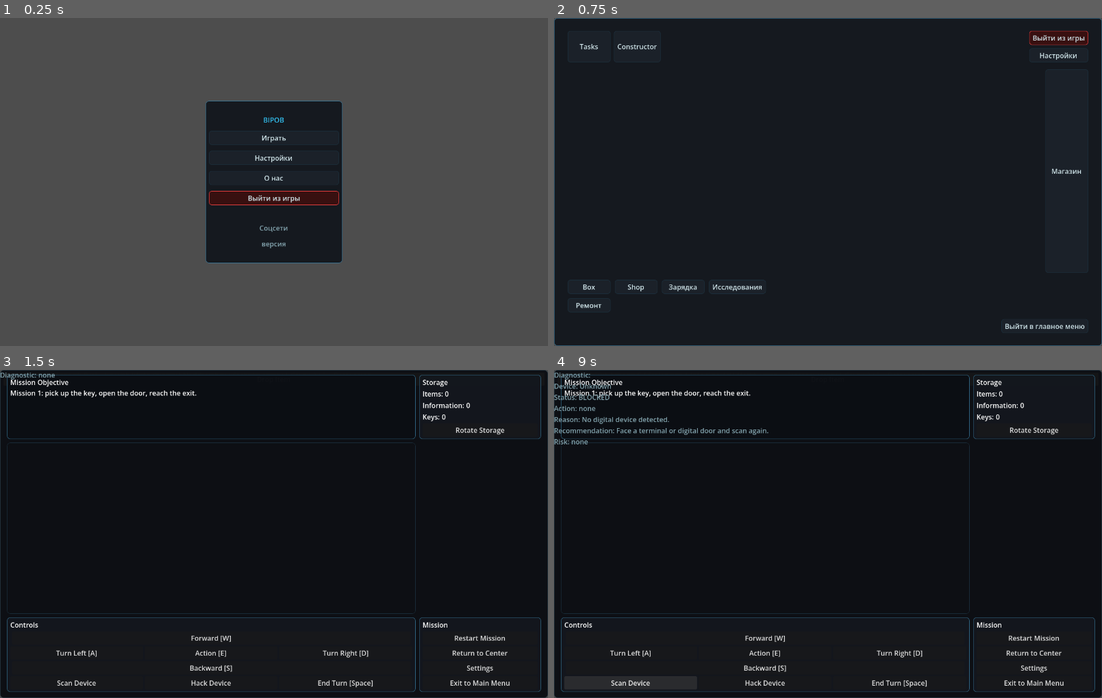
Above: before the commit, frames 1-4 (two rows, left to right).
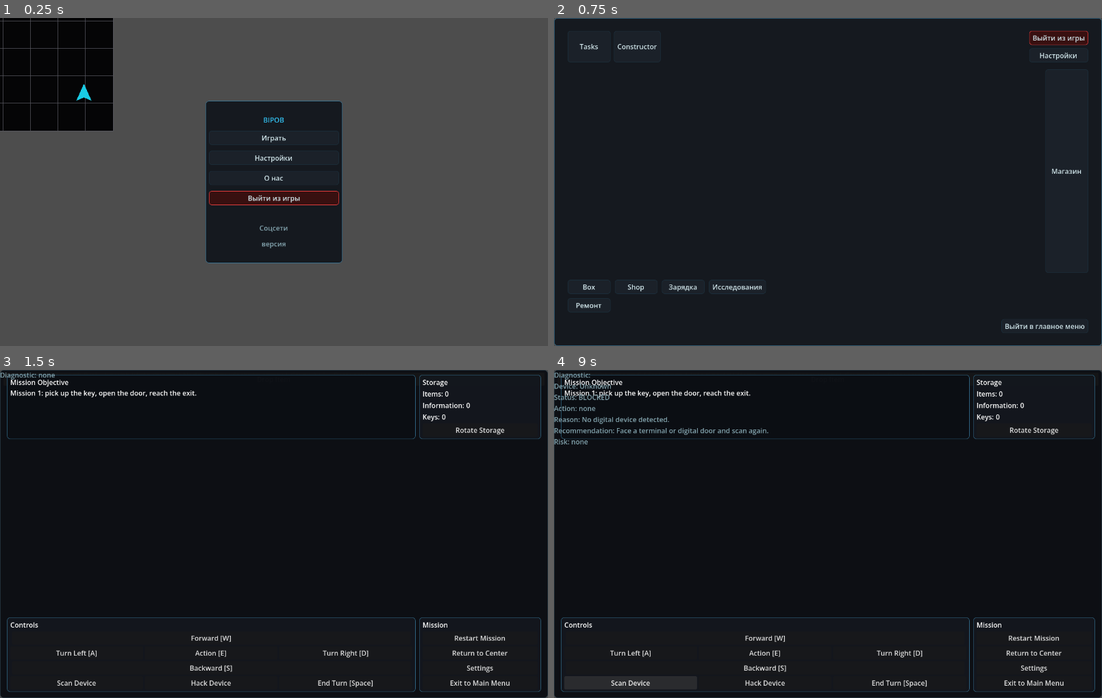
Above: after the commit, the same moments.

Repository: JUSTConnect/bibop
Game: Godot game, scene res://scenes/main.tscn
Same seed, same stepped clock (60 frames per second), same inputs: the game is played once before the commit and once after it.
Inputs:
- Up to frame 1 (0.25 s): no input
- Up to frame 2 (0.75 s): click "Играть" at 0.5 s
- Up to frame 3 (1.5 s): click "Tasks" at 1.25 s
- Up to frame 4 (9 s): click "Restart Mission" at 2 s; click "Restart Mission" at 2.75 s; click "Restart Mission" at 3.5 s; click "Drop Item" at 4.25 s; click "Rotate Storage" at 5 s; click "Forward [W]" at 5.75 s; click "Turn Left [A]" at 6.5 s; click "Action [E]" at 7.25 s; click "Turn Right [D]" at 8 s; click "Scan Device" at 8.75 s

The runs differ from the first frame. In frame 1, 6.8% of the frame differs, in the area x 0-21%, y 0-35%; in frame 2, nothing differs; in frame 3, 0.4%; in frame 4, 0.4%.

Commit message:
BIB-452 fix runtime HUD transparency over gameplay field

Diff:
--- a/scripts/ui/game_ui.gd
+++ b/scripts/ui/game_ui.gd
@@ -3021,9 +3021,12 @@
 
 
 func _apply_runtime_gameplay_field_transform() -> void:
+	if runtime_mission_field_host == null or not is_instance_valid(runtime_mission_field_host):
+		return
 	var field: Node2D = get_node_or_null("../Field") as Node2D
 	if field == null:
 		return
+	field.visible = true
 	var field_rect: Rect2 = _get_runtime_field_rect()
 	if field_rect.size.x <= 0.0 or field_rect.size.y <= 0.0:
 		return
@@ -3038,6 +3041,7 @@
 
 	var player: Node2D = get_node_or_null("../Bipob") as Node2D
 	if player != null:
+		player.visible = true
 		var body_marker: CanvasItem = player.get_node_or_null("Body") as CanvasItem
 		if body_marker != null:
 			body_marker.visible = true
@@ -3054,6 +3058,11 @@
 	command_panel.size_flags_horizontal = Control.SIZE_EXPAND_FILL
 	command_panel.size_flags_vertical = Control.SIZE_EXPAND_FILL
 	command_panel.custom_minimum_size = Vector2.ZERO
+	var transparent_style := StyleBoxFlat.new()
+	transparent_style.bg_color = Color(0, 0, 0, 0)
+	transparent_style.set_border_width_all(0)
+	command_panel.add_theme_stylebox_override("panel", transparent_style)
+	command_panel.mouse_filter = Control.MOUSE_FILTER_PASS
 
 	if status_label != null:
 		status_label.visible = false
@@ -3145,11 +3154,10 @@
 	middle_hbox.add_theme_constant_override("separation", 8)
 	main_vbox.add_child(middle_hbox)
 
-	var mission_field_panel := PanelContainer.new()
+	var mission_field_panel := Control.new()
 	mission_field_panel.name = "MissionFieldPanel"
 	mission_field_panel.size_flags_horizontal = Control.SIZE_EXPAND_FILL
 	mission_field_panel.size_flags_vertical = Control.SIZE_EXPAND_FILL
-	mission_field_panel.add_theme_stylebox_override("panel", _make_panel_style(Color(0, 0, 0, 0), UI_COLOR_BORDER_DIM, 1, 8))
 	mission_field_panel.mouse_filter = Control.MOUSE_FILTER_IGNORE
 	middle_hbox.add_child(mission_field_panel)
 	var mission_field_host := MarginContainer.new()
@@ -3524,6 +3532,14 @@
 		var node: CanvasItem = get_node_or_null(node_path) as CanvasItem
 		if node != null:
 			node.visible = visible_state
+
+	if visible_state:
+		var field: CanvasItem = get_node_or_null("../Field") as CanvasItem
+		if field != null:
+			field.visible = true
+		var player: CanvasItem = get_node_or_null("../Bipob") as CanvasItem
+		if player != null:
+			player.visible = true
 
 func show_main_menu_screen() -> void:
 	app_screen_mode = AppScreenMode.MAIN_MENU
